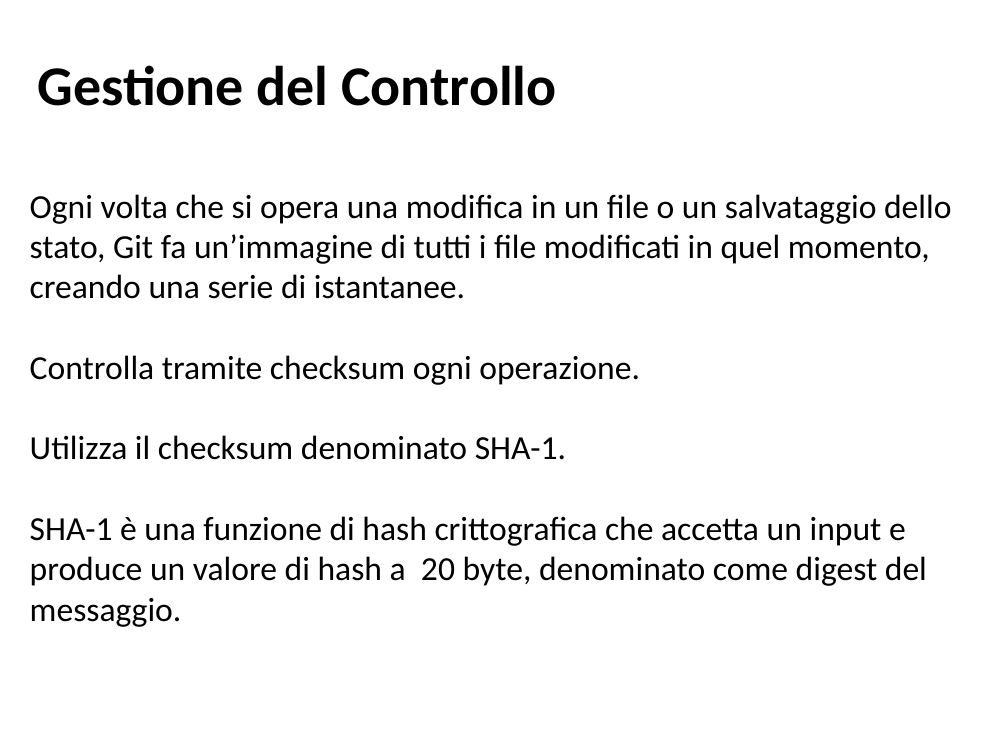
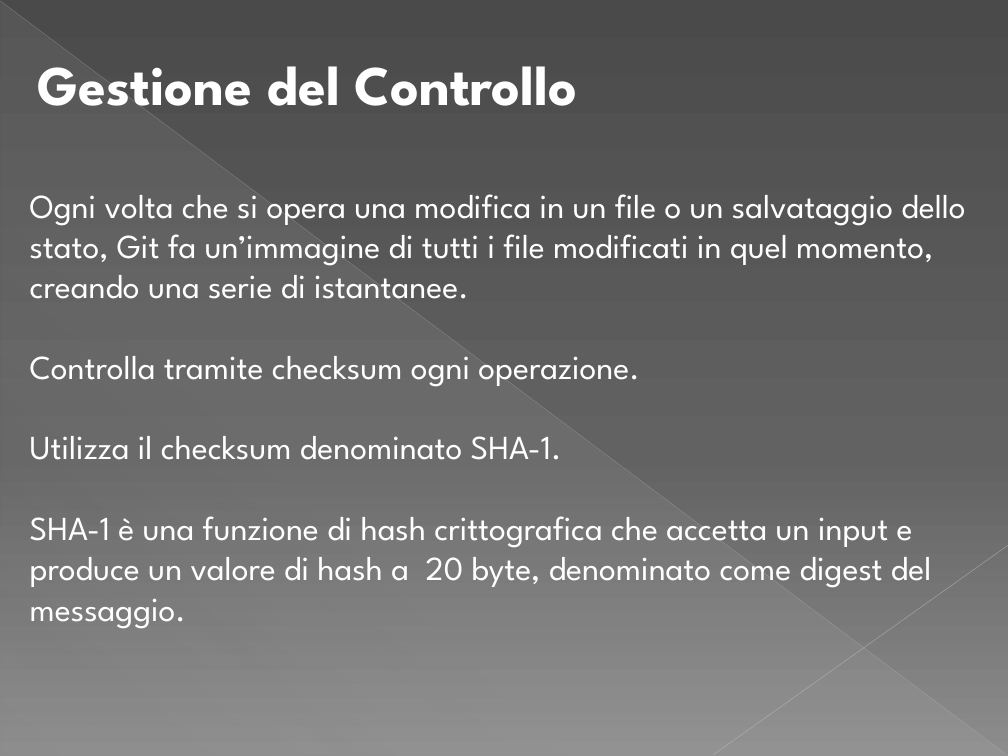
Before and after one commit to IlPep/PresentazioneLaurea, a slide deck: slide 6 of Presentazione tesi.pptx (slide 5 before the commit). Drawn at 1008x756 pixels with LibreOffice and Linux fonts; fonts in the diff are those of the drawing. Boxes give left, top, right and bottom in pixels: in the first picture for what was removed or moved away, otherwise in the second. Text is boxed around its words. In the diff, an @@ line names an element or a change of style, - is before the commit and + after.

```diff
--- a/Presentazione tesi.pptx
+++ b/Presentazione tesi.pptx
@@ background #FFFFFF to gradient #4A4A4A to #626262 to #8C8C8C @@
@@ line added from (0, 1) to (1007, 755), #BFBFBF 0.39 pt @@
@@ right triangle added at [1, 2, 1007, 756], fill gradient #D2D2D2 @@
@@ text "Gestione del Controllo" at [38, 66, 578, 106]: font Calibri to League Spartan, text colour #000000 to #FFFFFF @@
@@ text "Ogni volta che si opera ..." at [30, 194, 965, 629]: font Calibri to League Spartan, text colour #000000 to #FFFFFF @@
@@ line added from (1008, 545) to (713, 755), #C6C6C6 0.47 pt @@
```
Also in this commit, not shown: 12 other slides changed, 4 slides added, 2 slides removed, 1 other file.
